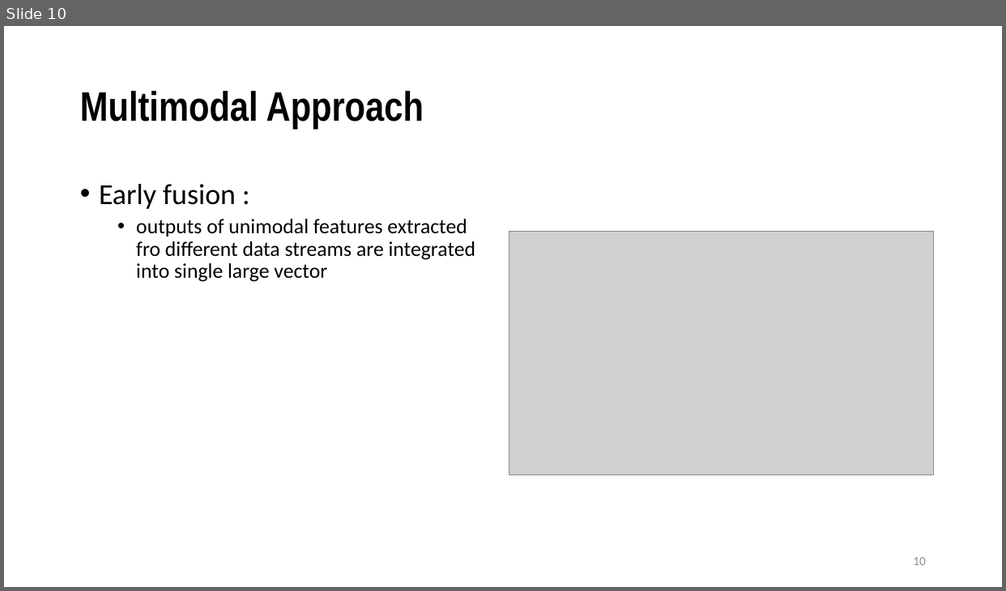
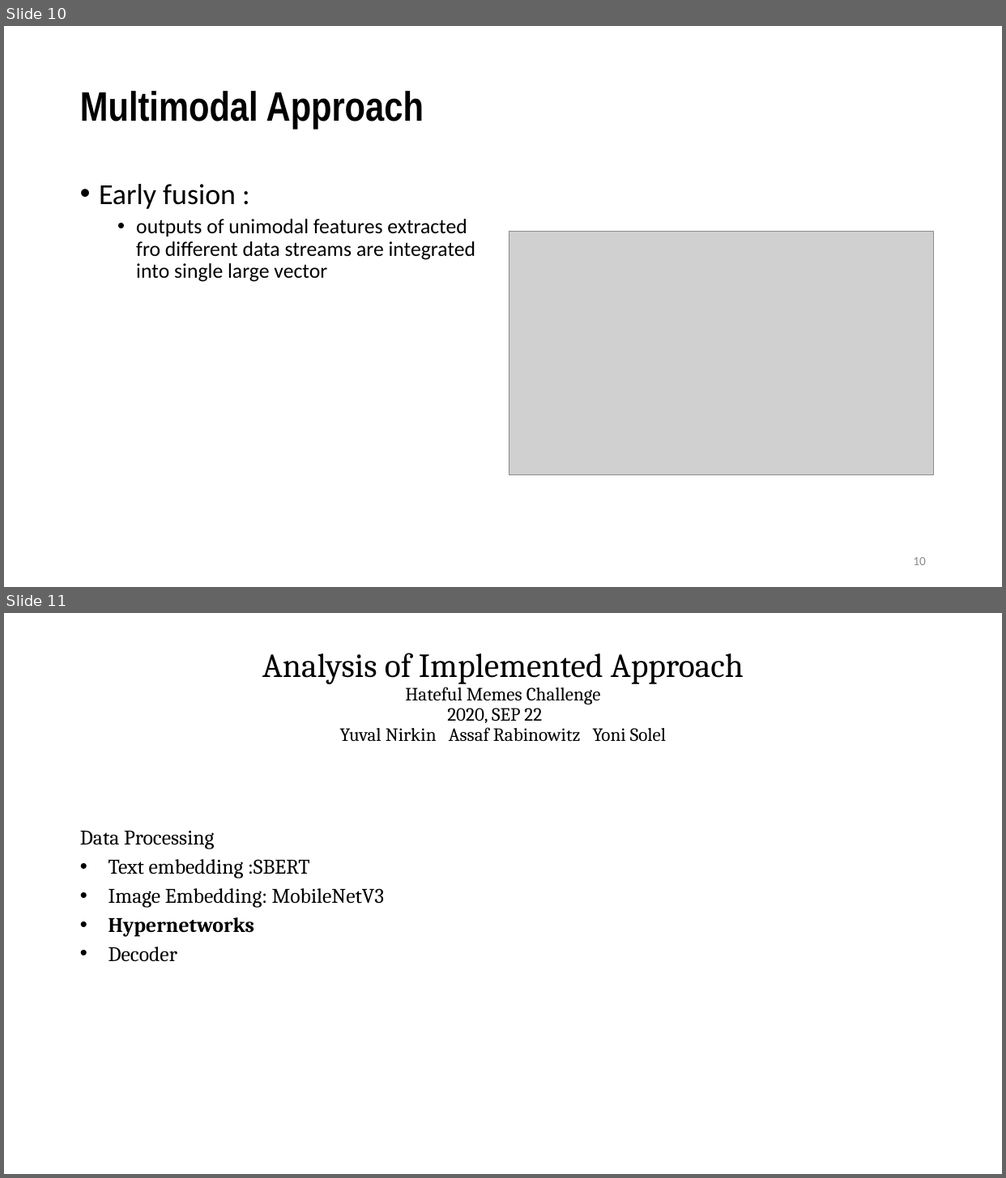
Before and after one commit to VarunBohara/Mini-Project-Documents, a slide deck: Review - 1.pptx. Shown one above the other, each under a label of ours: slide 10 before the commit, slides 10 and 11 after it. The pictures are 1006x591 and 1006x1178 pixels, drawn with LibreOffice and Linux fonts; fonts in the diff are those of the drawing; grey boxes stand for pictures. Boxes give left, top, right and bottom in pixels: in the first picture for what was removed or moved away, otherwise in the second. Text is boxed around its words. In the diff, an @@ line names an element or a change of style, - is before the commit and + after.

```diff
--- a/Review - 1.pptx
+++ b/Review - 1.pptx
@@ slide 11 added at (x1=4, y1=613, x2=1002, y2=1174), background #FFFFFF @@
@@ title added at (x1=262, y1=653, x2=744, y2=742), 18 pt, text #000000 @@
+Analysis of Implemented Approach
+Hateful Memes Challenge
+2020, SEP 22
+Yuval Nirkin Assaf Rabinowitz Yoni Solel
@@ text added at (x1=80, y1=831, x2=385, y2=962), 20 pt, text #000000 @@
+Data Processing
+• Text embedding :SBERT
+• Image Embedding: MobileNetV3
+• Hypernetworks
+• Decoder
```
Also in this commit, not shown: 4 other slides added.
